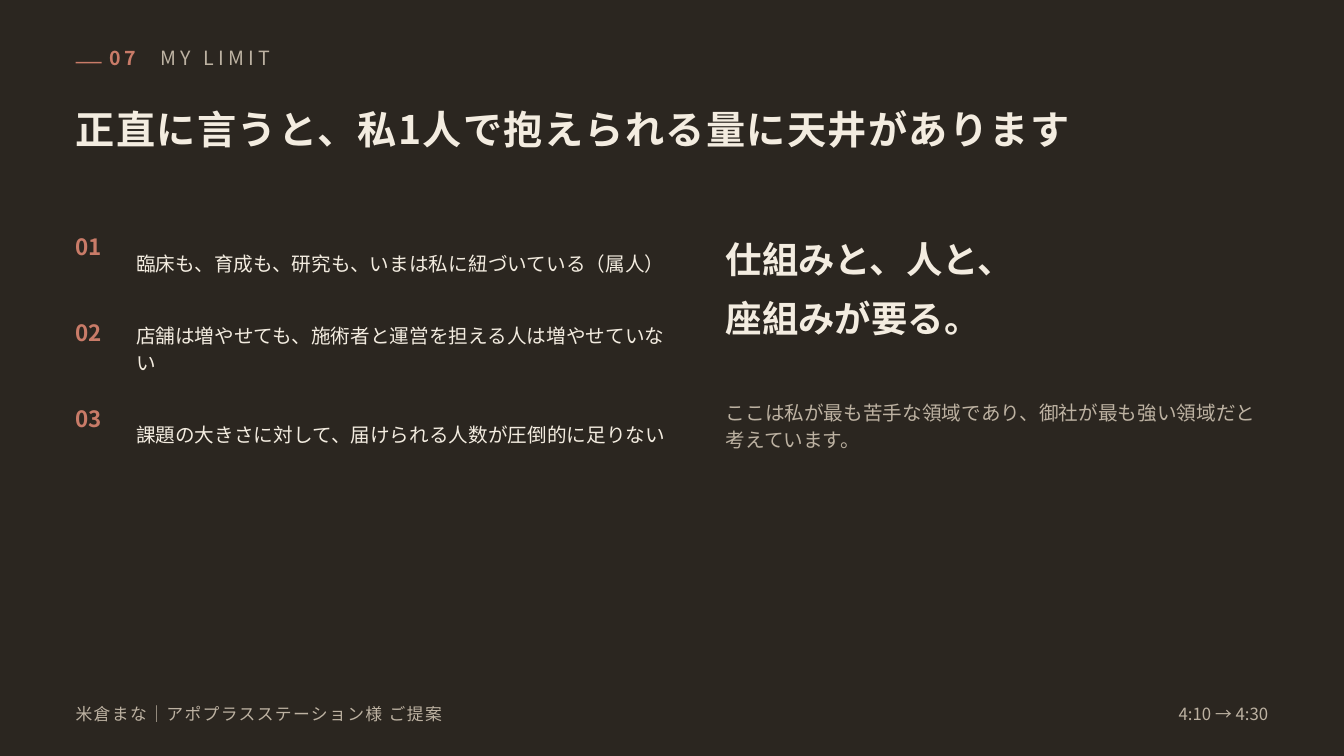
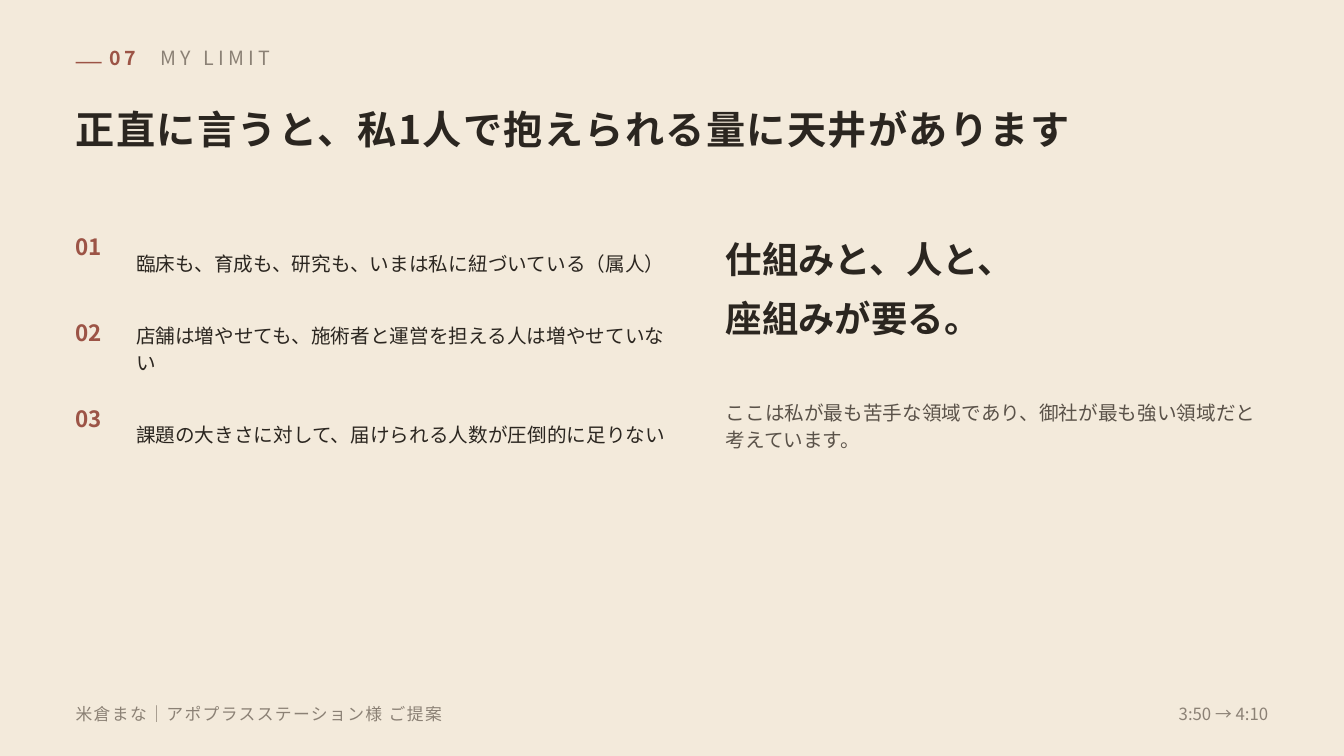
Before and after one commit to mananyon/manayonekura, a slide deck: slide 8 of proposals/米倉まな_アポプラスステーション様ご提案_導入.pptx. Drawn at 1344x756 pixels with LibreOffice and Linux fonts; fonts in the diff are those of the drawing. Boxes give left, top, right and bottom in pixels: in the first picture for what was removed or moved away, otherwise in the second. Text is boxed around its words. In the diff, an @@ line names an element or a change of style, - is before the commit and + after.

```diff
--- a/proposals/米倉まな_アポプラスステーション様ご提案_導入.pptx
+++ b/proposals/米倉まな_アポプラスステーション様ご提案_導入.pptx
@@ background #2B2620 to #F3EADB @@
@@ text "07 MY LIMIT" at (110,50,192,65): text colour #C97B68 to #9C5446 in "07"; text colour #BDB2A2 to #8B8175 in "MY LIMIT" @@
@@ rectangle at (76,62,102,63): fill #C97B68 to #9C5446 @@
@@ text colour #F3ECE0 to #2B2620 in 5 elements at (76,110,1070,148), (136,254,664,273), (136,326,664,370), (136,425,665,444), (726,242,1014,336) @@
@@ text colour #C97B68 to #9C5446 in 3 elements at (76,238,102,256), (76,324,102,342), (76,410,102,428) @@
@@ text "ここは私が最も苦手な領域であり、御社が最も強い領域だと考えています。" at (726,403,1256,449): text colour #BDB2A2 to #5A5249 @@
@@ text "米倉まな｜アポプラスステーション様 ご提案" at (76,705,442,722): text colour #BDB2A2 to #8B8175 @@
@@ text at (1179,707,1269,720): text changed; text colour #BDB2A2 to #8B8175 @@
-4:10 → 4:30
+3:50 → 4:10
```
Also in this commit, not shown: 10 other slides changed, 1 slide removed, 2 other files.
